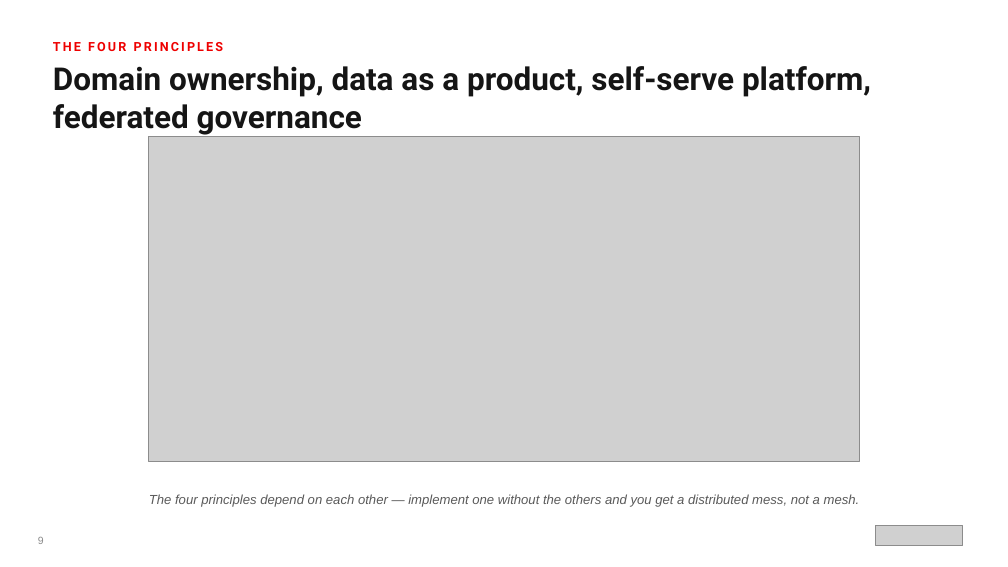
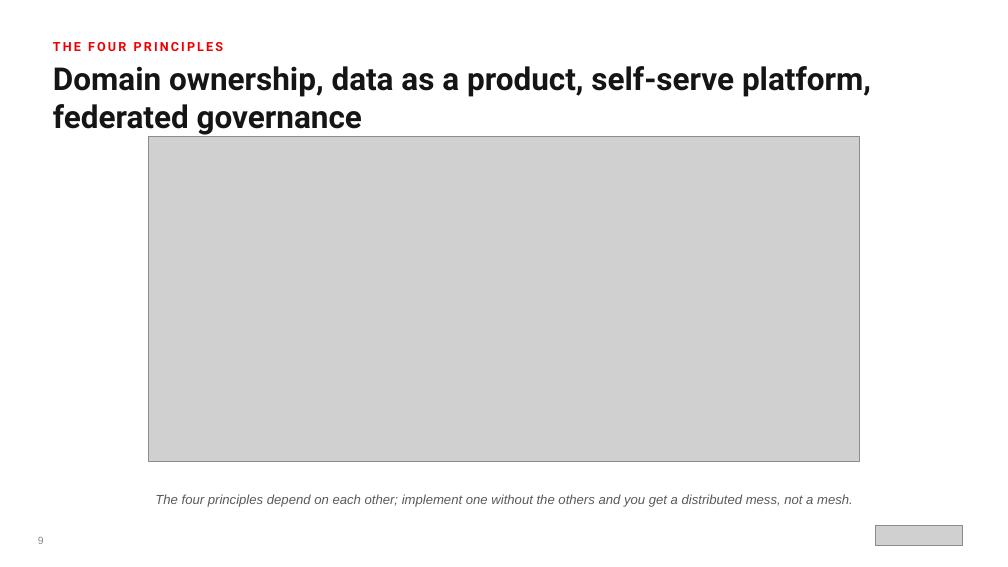
Before and after one commit to patterncatalyst/datamesh-reference-arch-quarkus, a slide deck: slide 10 of presentation/datamesh-101/Datamesh_101-r1.1.pptx. Drawn at 1008x567 pixels with LibreOffice and Linux fonts; fonts in the diff are those of the drawing; grey boxes stand for pictures. Boxes give left, top, right and bottom in pixels: in the first picture for what was removed or moved away, otherwise in the second. Text is boxed around its words. In the diff, an @@ line names an element or a change of style, - is before the commit and + after.

```diff
--- a/presentation/datamesh-101/Datamesh_101-r1.1.pptx
+++ b/presentation/datamesh-101/Datamesh_101-r1.1.pptx
@@ text at bbox=[155, 494, 853, 507]: text changed @@
-The four principles depend on each other — implement one without the others and you get a distributed mess, not a mesh.
+The four principles depend on each other; implement one without the others and you get a distributed mess, not a mesh.
```
Also in this commit, not shown: 12 other slides changed, 4 other files.
